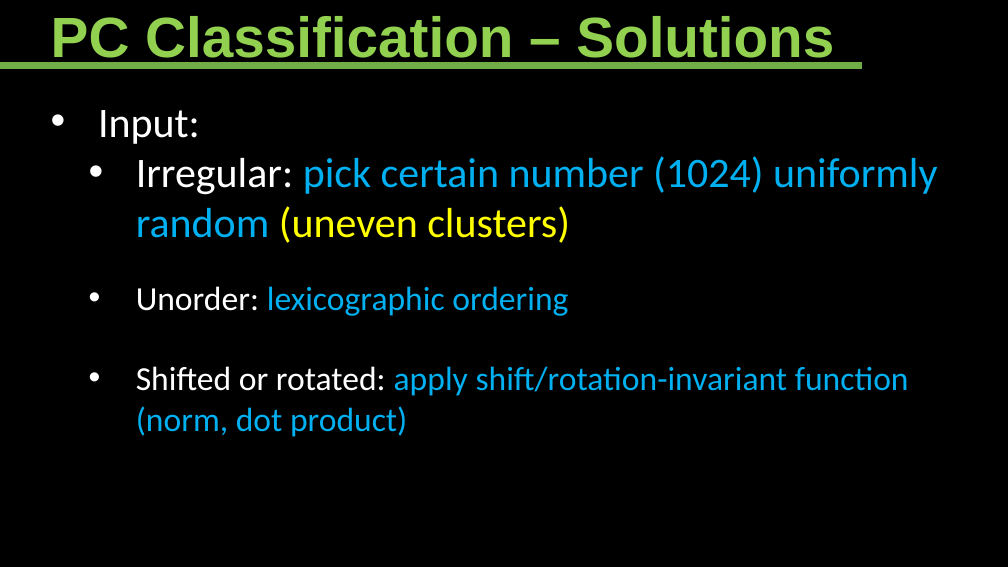
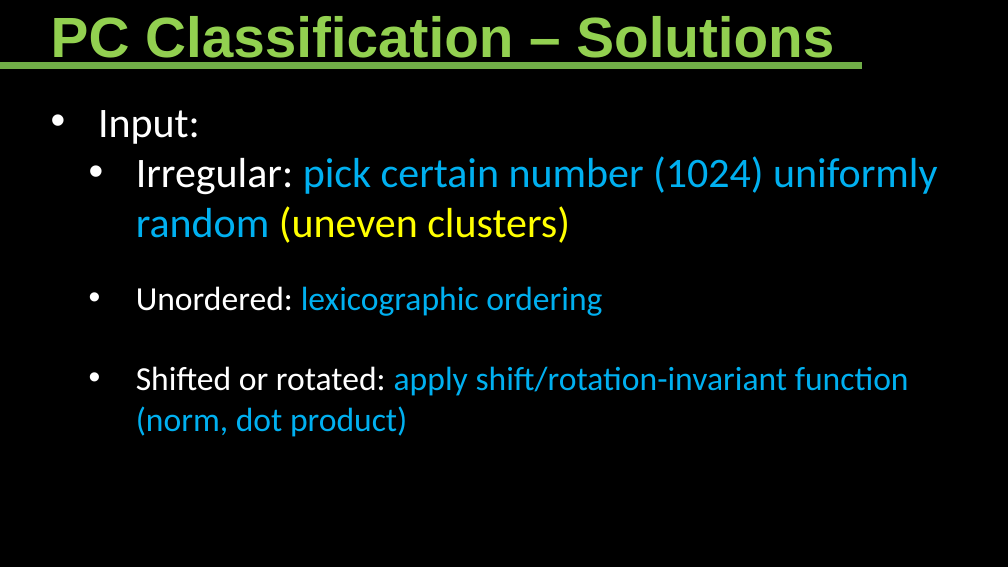
Before and after one commit to Ahdhn/EEC289Q-S18, a slide deck: slide 3 of Project/slides/XYZ.pptx. Drawn at 1008x567 pixels with LibreOffice and Linux fonts; fonts in the diff are those of the drawing. Boxes give left, top, right and bottom in pixels: in the first picture for what was removed or moved away, otherwise in the second. Text is boxed around its words. In the diff, an @@ line names an element or a change of style, - is before the commit and + after.

Commit message:
pdf slides

```diff
--- a/Project/slides/XYZ.pptx
+++ b/Project/slides/XYZ.pptx
@@ text at (136, 286, 602, 316): text changed @@
-  • Unorder: lexicographic ordering
+  • Unordered: lexicographic ordering
```
Also in this commit, not shown: 1 other file.
